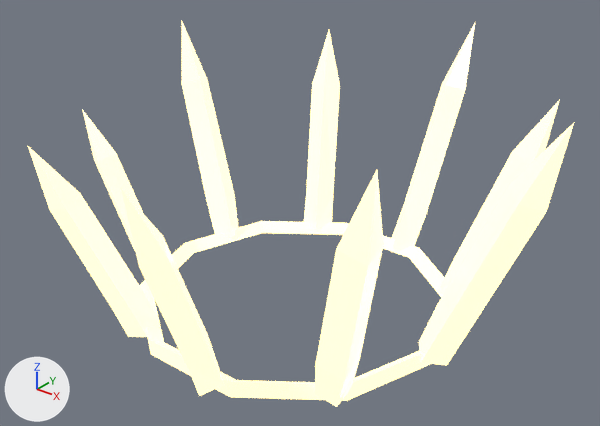
Before and after pictures for a commit that changed the glTF model public/assets/parts/dc_abs_crown.glb.
Both versions are drawn from a camera (50 mm lens) standing at (0.58, -0.719, 0.567) and looking at (0.012, -0.009, 0.127). Every picture has the same lights, and +X, +Y and +Z are marked at lower left. The first picture is the older version. Where no turn or scale is listed for an object, it has been applied to the vertices. Vertices at exactly the same position are counted once.

Names of what the first picture shows: 'part.dc_abs_crown'.
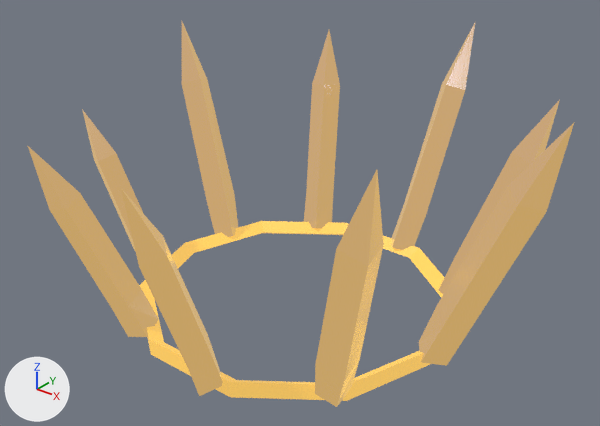
Where the change shows, as pixel boxes [x1, y1, x2, y2] in the pictures (600 x 426 px):
part 1 of me_deep_kit, recoloured
    both: [139, 221, 445, 401]
part 2 of me_deep_kit, recoloured (beige to orange)
    both: [28, 22, 574, 407]

Patch to the scene script:
```diff
--- a/public/assets/parts/dc_abs_crown.glb.py
+++ b/public/assets/parts/dc_abs_crown.glb.py
@@ mat_dc_crystal_2a2060_ffd070_0_55 @@
+mat_dc_crystal_2a2060_ffd070_0_55 = principled_material('dc_crystal_2a2060_ffd070_0.55')
+mat_dc_crystal_2a2060_ffd070_0_55.base_color = (0.0232, 0.0144, 0.117)  # dark blue #2a2060
+mat_dc_crystal_2a2060_ffd070_0_55.metallic = 0.1
+mat_dc_crystal_2a2060_ffd070_0_55.roughness = 0.18
+mat_dc_crystal_2a2060_ffd070_0_55.emission_color = (0.55, 0.347, 0.0891)  # orange #c49f54
+mat_dc_crystal_2a2060_ffd070_0_55.emission_strength = 1.0
@@ mat_dc_glow_c89a2a_ffd070_0_6 @@
+mat_dc_glow_c89a2a_ffd070_0_6 = principled_material('dc_glow_c89a2a_ffd070_0.6')
+mat_dc_glow_c89a2a_ffd070_0_6.base_color = (0.578, 0.323, 0.0232)  # yellow #c89a2a
+mat_dc_glow_c89a2a_ffd070_0_6.emission_color = (0.6, 0.378, 0.0972)  # orange #cba558
+mat_dc_glow_c89a2a_ffd070_0_6.emission_strength = 1.0
@@ me_deep_kit @@
 me_deep_kit.from_pydata(...)  # 147 vertices, 258 faces; spans x -0.313..0.313, y -0.313..0.313, z -0.162..0.162
 # used by ob_part_dc_abs_crown; location = (0.013, 0.006, 0.152)
+# me_deep_kit part 1: all 60 faces that had it switch from mat_dc_glow_f2e2a0_ffe49a_1_8 (beige #f2e2a0, glowing yellow #ffe49a) to mat_dc_glow_c89a2a_ffd070_0_6 (yellow #c89a2a, glowing orange #cba558)
+# me_deep_kit part 2: all 198 faces that had it switch from mat_dc_crystal_e8d8a0_ffe49a_1_9 (beige #e8d8a0, glowing yellow #ffe49a) to mat_dc_crystal_2a2060_ffd070_0_55 (dark blue #2a2060, glowing orange #c49f54)
```
